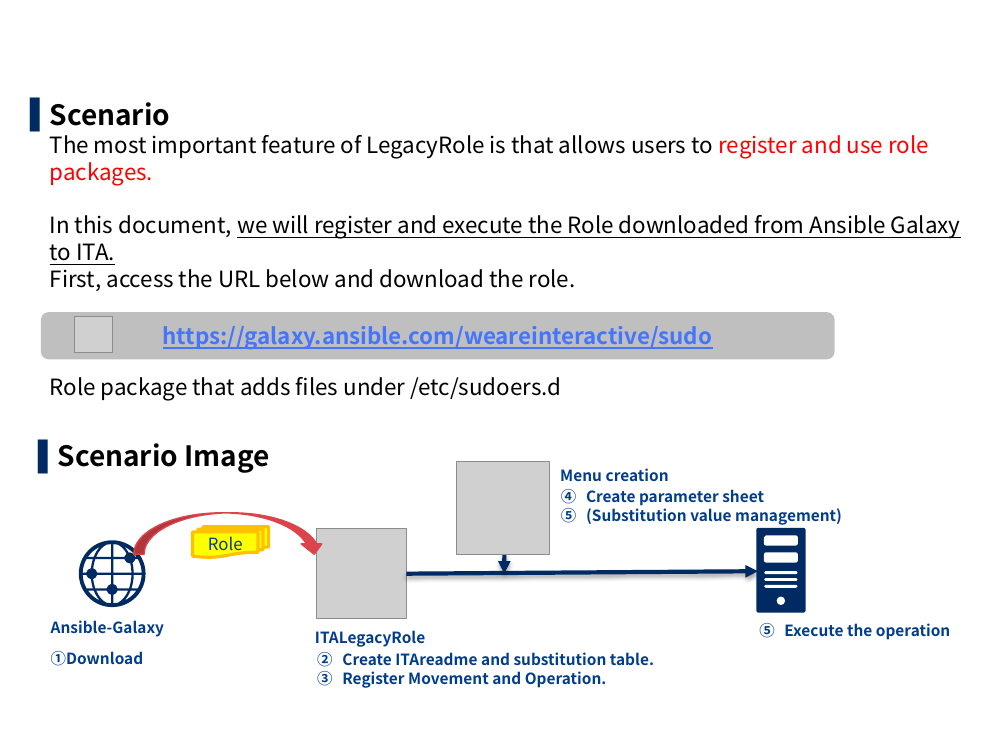
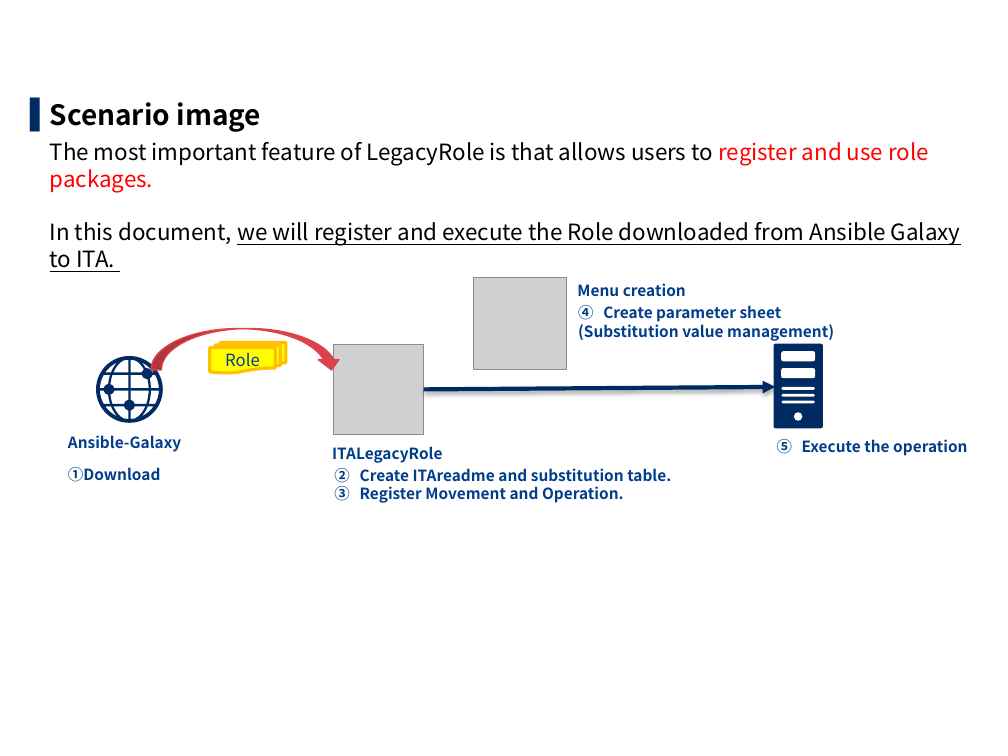
Before and after one commit to exastro-suite/it-automation-docs, a slide deck: slide 27 of asset/Learn/ITA-Ansible-Driver_en_practice.pptx. Drawn at 1008x756 pixels with LibreOffice and Linux fonts; fonts in the diff are those of the drawing; grey boxes stand for pictures; background and template pictures are left out. Boxes give left, top, right and bottom in pixels: in the first picture for what was removed or moved away, otherwise in the second. Text is boxed around its words. In the diff, an @@ line names an element or a change of style, - is before the commit and + after.

```diff
--- a/asset/Learn/ITA-Ansible-Driver_en_practice.pptx
+++ b/asset/Learn/ITA-Ansible-Driver_en_practice.pptx
@@ text at bbox=[50, 102, 961, 272]: text changed @@
-▌ Scenario
-  The most important feature of LegacyRole is that allows users to register and use role packages.
-  In this document, we will register and execute the Role downloaded from Ansible Galaxy to ITA.
-  First, access the URL below and download the role.
-  Role package that adds files under /etc/sudoers.d
+▌ Scenario image
+The most important feature of LegacyRole is that allows users to register and use role packages.
+In this document, we will register and execute the Role downloaded from Ansible Galaxy to ITA.
@@ 4 texts: place and size @@
-4 texts at bbox=[51, 468, 669, 666]
+4 texts at bbox=[68, 283, 686, 482]
@@ text "Create parameter sheet": place and size @@
-text "Create parameter sheet" at bbox=[586, 489, 842, 525]
+text "Create parameter sheet" at bbox=[578, 305, 834, 341]
@@ rounded rectangle removed at bbox=[40, 312, 835, 360] @@
-https://galaxy.ansible.com/weareinteractive/sudo
@@ picture removed at bbox=[75, 317, 112, 353] @@
@@ text at bbox=[578, 321, 834, 341]: bullet circleNumDbPlain to none @@
@@ 3 freeform shapes, 2 pictures, 1 flow chart multidocument, 1 curved down arrow, 1 arrow: place and size @@
-3 freeform shapes, 2 pictures, 1 flow chart multidocument, 1 curved down arrow, 1 arrow at bbox=[79, 462, 805, 619]
+3 freeform shapes, 2 pictures, 1 flow chart multidocument, 1 curved down arrow, 1 arrow at bbox=[96, 277, 823, 434]
@@ text removed at bbox=[58, 443, 270, 473] @@
-▌ Scenario Image
@@ text "Execute the operation": place and size @@
-text "Execute the operation" at bbox=[784, 623, 950, 640]
+text "Execute the operation" at bbox=[802, 439, 967, 456]
@@ text "Create ITAreadme and substitution table.": place and size @@
-text "Create ITAreadme and substitution table." at bbox=[342, 652, 654, 688]
+text "Create ITAreadme and substitution table." at bbox=[360, 468, 671, 503]
@@ title at bbox=[334, 468, 349, 501]: text changed @@
-2.1 Work environment and Scenario
+2.1 Work environment and Scenario (2/3)
@@ arrow removed from (504, 553) to (504, 574) @@
```
Also in this commit, not shown: 53 other slides changed, 3 slides added, 1 slide removed, 11 other files.
